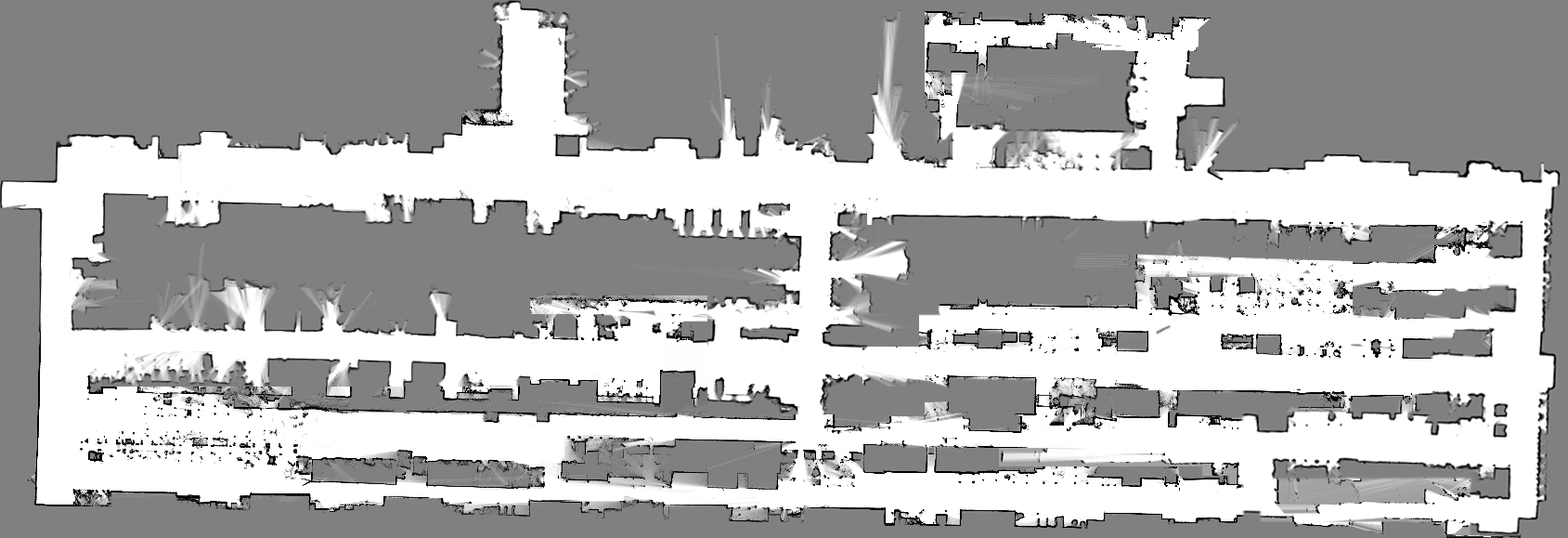
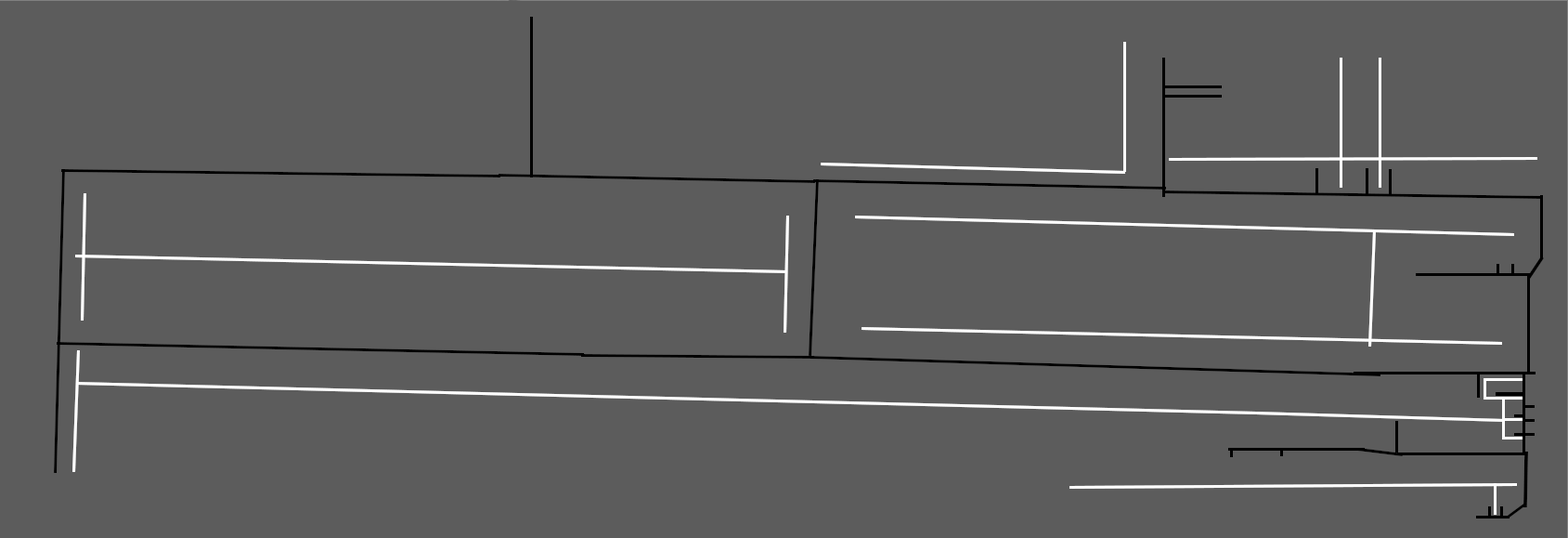
Two versions of the same layered image (1568 × 538). Layer-by-layer changes:
showed group "path" (65 layers) over <box>0,0,1568,538</box>
added layer "形状 1 拷贝" in group "path" over <box>1523,451,1529,507</box>
painted on "形状 1" over <box>1522,453,1526,506</box>
painted on "图层 5" over <box>1031,137,1568,538</box>
